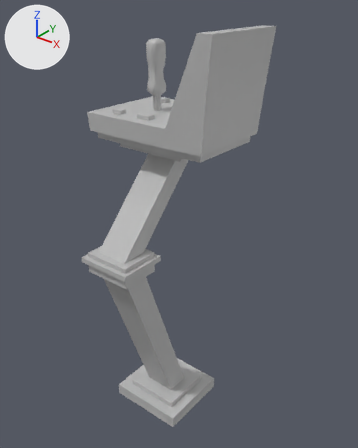
What one commit did to the FBX model Assets/Art/Environment/Ship/Furniture/Control_Stick.fbx.
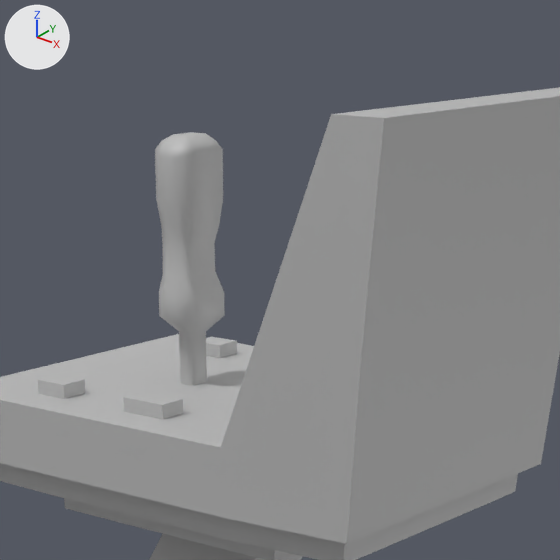
Each version appears first whole from a 50 mm lens placed at (0.585, -0.693, 0.857), pointed at (0.042, -0.014, 0.437), and next in a close-up on the part from 28% to 73% of the width and 0% to 36% of the height. The axes (+X, +Y, +Z) are drawn at upper left. The lights are the same throughout. Where no turn or scale is listed for an object, it has been applied to the vertices. Vertices at the same position are counted once.

The first close-up shows 'ControlStick'.
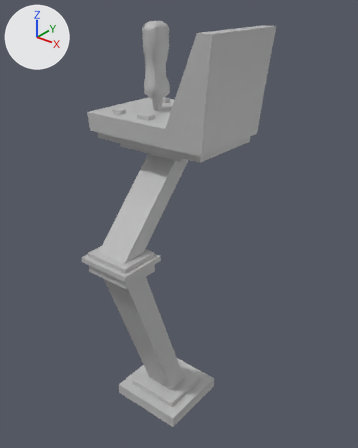
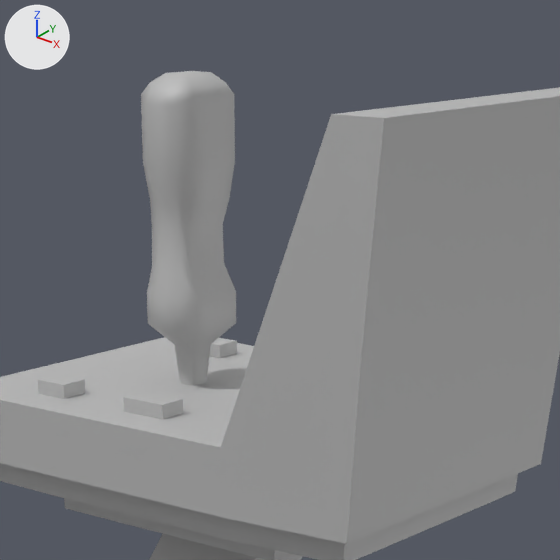
Location of each change, (x1, y1, x2, y2) in pixels of the close-ups (560 x 560 px; the box of a moved part takes in the faces that stretch with it):
'ControlStick', reshaped
    before: (0, 87, 560, 560)
    after: (0, 71, 560, 560)
part 1 of me_mesh, moved or reshaped
    before: (155, 132, 225, 385)
    after: (141, 71, 236, 385)

What changed in the scene script:
```text
Change me_mesh:
    where me_mesh.from_pydata(...)  # 358 vertices, 360 faces; spans x -0.111..0.162, y -0.192..0.091, z 0.0..0.794
    used by ob_controlstick; location = (0.0, 0.0, 0.0)
    me_mesh part 1: all 96 vertices in x -0.034..-0.008, y -0.017..0.017, z 0.673..0.771 are scaled about their middle by 1.36, then moved by (0.0, 0.0, 0.011)
```
